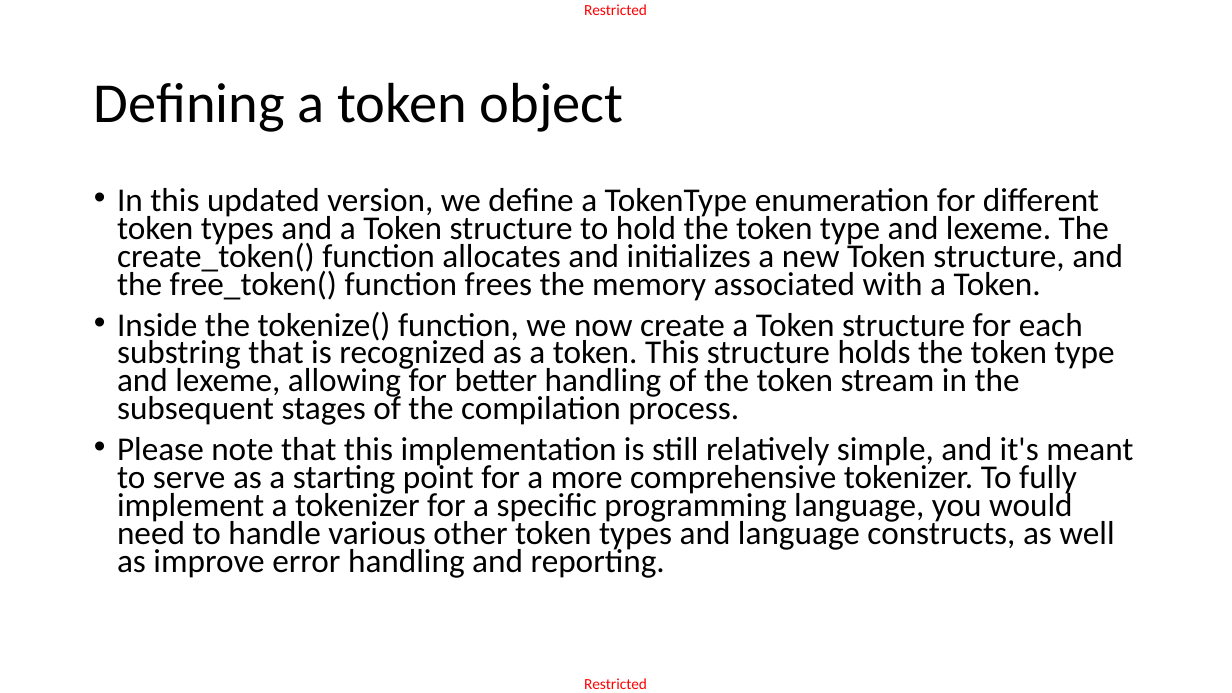
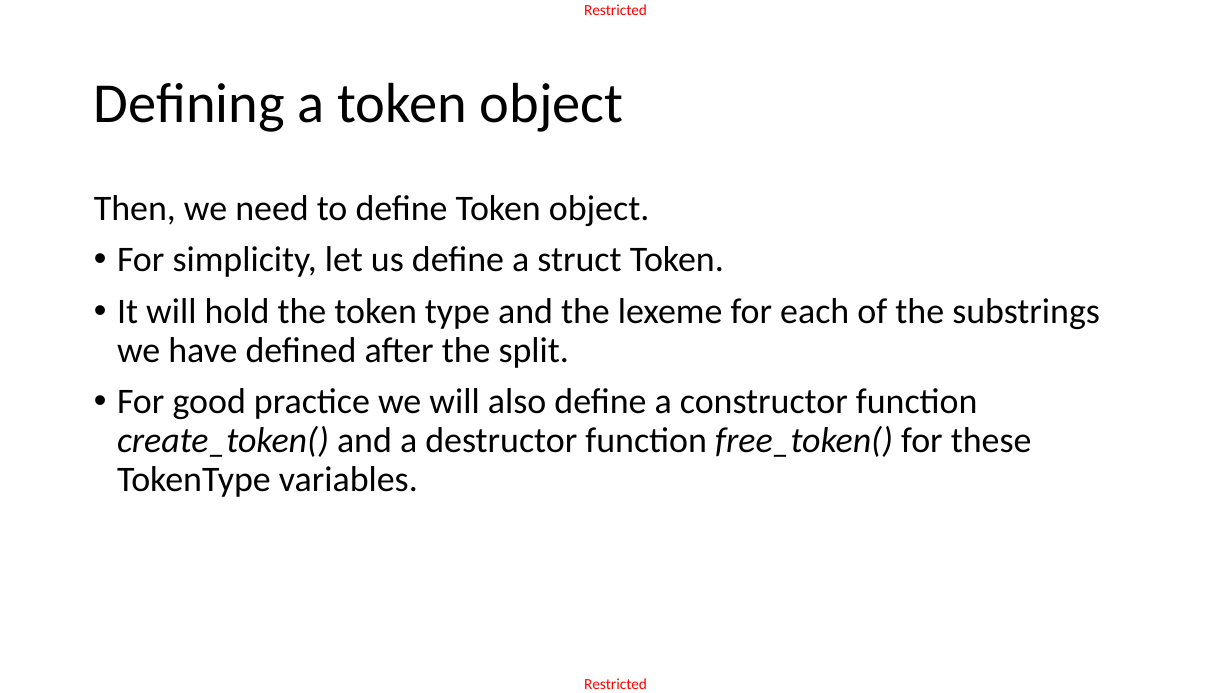
Before and after one commit to matthieudemari/SUTD_PLC_50_051, a slide deck: slide 18 of W9/W9S3/W9S3.pptx (slide 3 before the commit). Drawn at 1232x693 pixels with LibreOffice and Linux fonts; fonts in the diff are those of the drawing. Boxes give left, top, right and bottom in pixels: in the first picture for what was removed or moved away, otherwise in the second. Text is boxed around its words. In the diff, an @@ line names an element or a change of style, - is before the commit and + after.

Commit message:
More progress on the Tokenization part.

```diff
--- a/W9/W9S3/W9S3.pptx
+++ b/W9/W9S3/W9S3.pptx
@@ text at [94,195,1100,497]: text changed; size 25.9 to 28 pt @@
-• In this updated version, we define a TokenType enumeration for different token types and a Token structure to hold the token type and lexeme. The create_token() function allocates and initializes a new Token structure, and the free_token() function frees the memory associated with a Token.
-• Inside the tokenize() function, we now create a Token structure for each substring that is recognized as a token. This structure holds the token type and lexeme, allowing for better handling of the token stream in the subsequent stages of the compilation process.
-• Please note that this implementation is still relatively simple, and it's meant to serve as a starting point for a more comprehensive tokenizer. To fully implement a tokenizer for a specific programming language, you would need to handle various other token types and language constructs, as well as improve error handling and reporting.
+Then, we need to define Token object.
+• For simplicity, let us define a struct Token.
+• It will hold the token type and the lexeme for each of the substrings we have defined after the split.
+• For good practice we will also define a constructor function create_token() and a destructor function free_token() for these TokenType variables.
```
Also in this commit, not shown: 11 other slides changed, 32 slides added, 11 slides removed, 13 other files.
